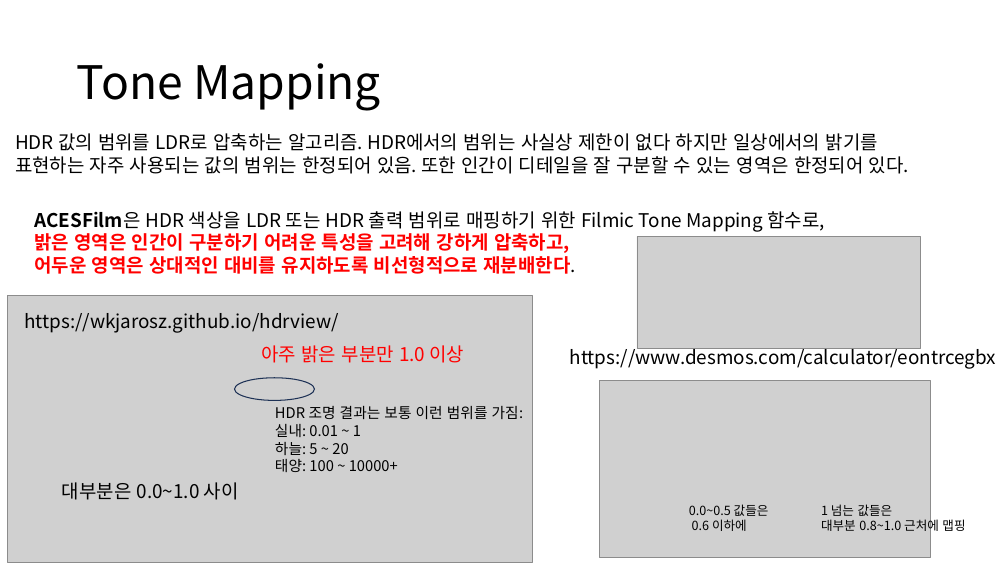
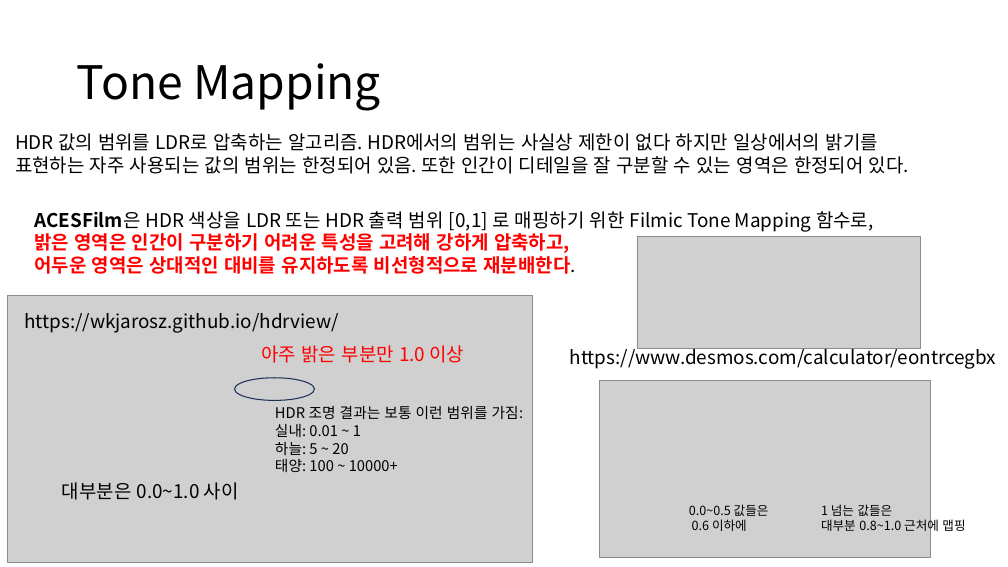
Before and after one commit to ldw9981/D3D11_Tutorial, a slide deck: slide 6 of Documents/ToneMapping.pptx. Drawn at 1008x567 pixels with LibreOffice and Linux fonts; fonts in the diff are those of the drawing; grey boxes stand for pictures. Boxes give left, top, right and bottom in pixels: in the first picture for what was removed or moved away, otherwise in the second. Text is boxed around its words. In the diff, an @@ line names an element or a change of style, - is before the commit and + after.

```diff
--- a/Documents/ToneMapping.pptx
+++ b/Documents/ToneMapping.pptx
@@ text at (34, 211, 873, 274): text changed; text colour #FF0000 to #000000 @@
-ACESFilm은 HDR 색상을 LDR 또는 HDR 출력 범위로 매핑하기 위한 Filmic Tone Mapping 함수로,
-밝은 영역은 인간이 구분하기 어려운 특성을 고려해 강하게 압축하고,
-어두운 영역은 상대적인 대비를 유지하도록 비선형적으로 재분배한다.
+ACESFilm은 HDR 색상을 LDR 또는 HDR 출력 범위 [0,1] 로 매핑하기 위한 Filmic Tone Mapping 함수로,
+밝은 영역은 인간이 구분하기 어려운 특성을 고려해 강하게 압축하고,
+어두운 영역은 상대적인 대비를 유지하도록 비선형적으로 재분배한다.
```
Also in this commit, not shown: 11 other files.
